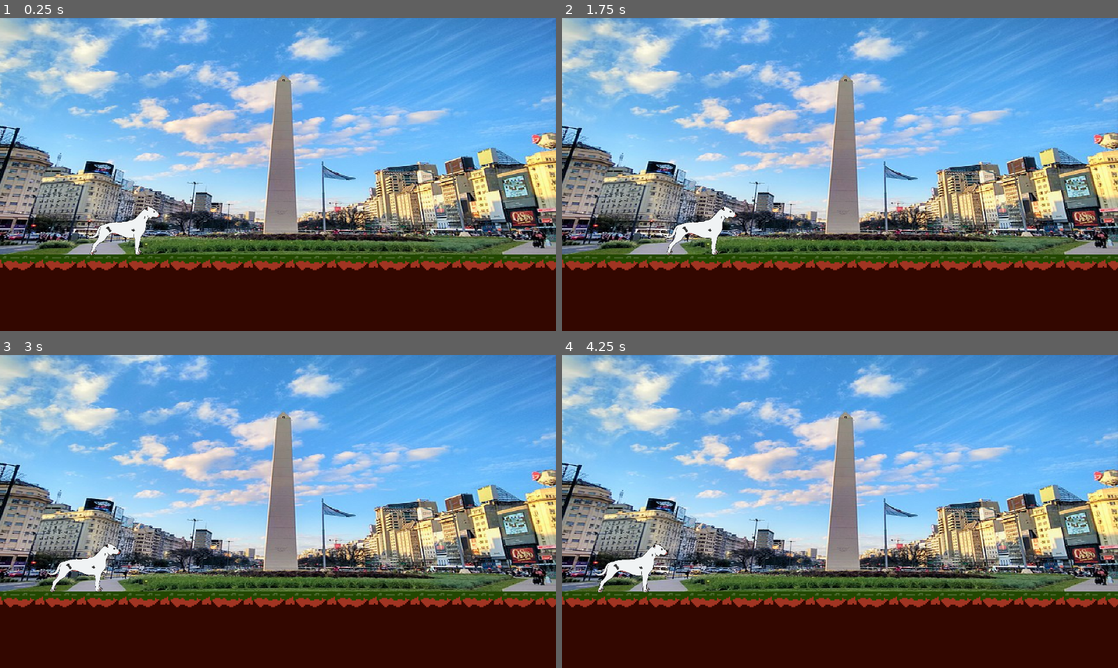
Above: before the commit, frames 1-4 (two rows, left to right).
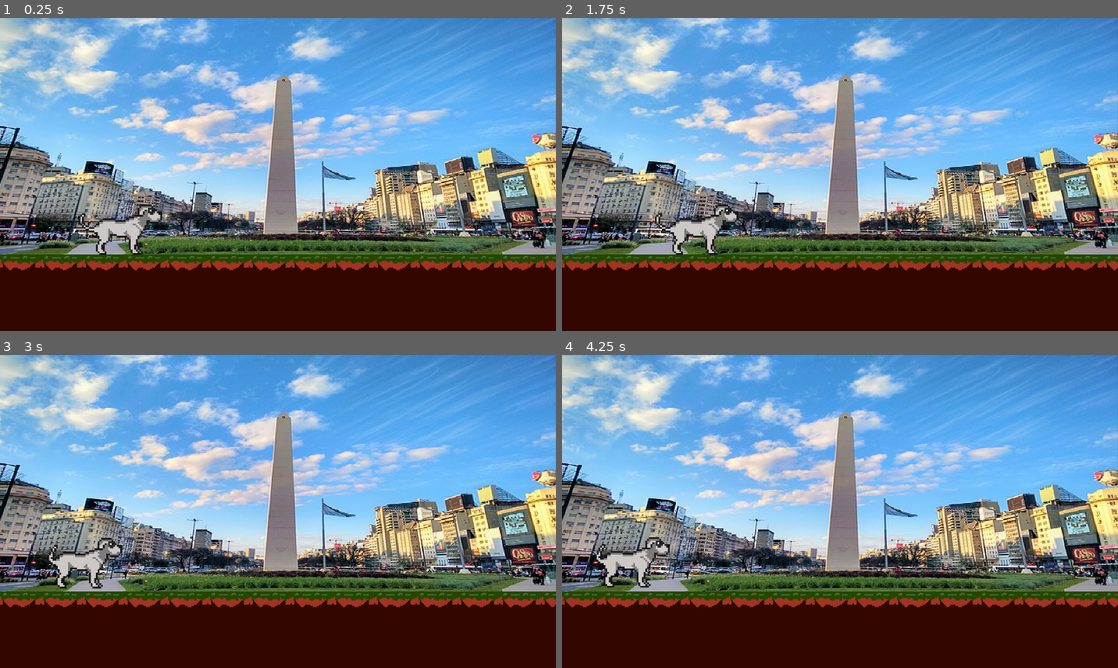
Above: after the commit, the same moments.

Repository: TheLuck12/DogoRun
Game: Godot game, scene res://Escena/nivel.tscn
The game is run twice, just before and just after one commit, with the same random seed, the same clock (stepped at 60 frames per second) and the same inputs. The engine's default icon, where the game draws it, is replaced by a stand-in: a white triangle on a blue panel in a dark square.
Inputs:
- Up to frame 1 (0.25 s): no input
- Up to frame 2 (1.75 s): tap Enter (ui_accept) at 0.5, 0.77, 1.25, 1.52 s; hold Y 0.53-1.28 s; tap Y at 1.35 s
- Up to frame 3 (3 s): hold Y 2.03-2.78 s; tap Enter (ui_accept) at 2.75 s; tap Y at 2.85 s
- Up to frame 4 (4.25 s): tap Enter (ui_accept) at 3.02, 3.77 s; hold Y from 3.53 s (still down)

The runs differ from the first frame. In frame 1, 1.0% of the frame differs, in the area x 14-30%, y 59-76%; in frame 2, 1.0%; in frame 3, 1.0%; in frame 4, 1.0%, in the area x 5-20%, y 58-76%.

Commit message:
agregue sprite Dogo

Diff:
--- a/Escena/jugador.tscn
+++ b/Escena/jugador.tscn
@@ -1,17 +1,63 @@
-[gd_scene load_steps=5 format=3 uid="uid://bcdxy02n2up7v"]
+[gd_scene load_steps=12 format=3 uid="uid://bcdxy02n2up7v"]
 
 [ext_resource type="Script" path="res://Scripts/jugador.gd" id="1_t2qgo"]
-[ext_resource type="Texture2D" uid="uid://dymueski7quti" path="res://Arte/Dogo/Idle.png" id="2_uophi"]
+[ext_resource type="Texture2D" uid="uid://glxfpdrjm0vp" path="res://Arte/Dogo/IdleDog.png" id="2_y1tqs"]
 
 [sub_resource type="CapsuleShape2D" id="CapsuleShape2D_lbyo6"]
 radius = 45.7143
 height = 137.143
 
+[sub_resource type="AtlasTexture" id="AtlasTexture_8rjpq"]
+atlas = ExtResource("2_y1tqs")
+region = Rect2(0, 32, 64, 32)
+
+[sub_resource type="AtlasTexture" id="AtlasTexture_c4k5g"]
+atlas = ExtResource("2_y1tqs")
+region = Rect2(64, 32, 64, 32)
+
+[sub_resource type="AtlasTexture" id="AtlasTexture_pg123"]
+atlas = ExtResource("2_y1tqs")
+region = Rect2(128, 32, 64, 32)
+
+[sub_resource type="AtlasTexture" id="AtlasTexture_srly1"]
+atlas = ExtResource("2_y1tqs")
+region = Rect2(192, 32, 64, 32)
+
+[sub_resource type="AtlasTexture" id="AtlasTexture_0llt3"]
+atlas = ExtResource("2_y1tqs")
+region = Rect2(256, 32, 64, 32)
+
+[sub_resource type="AtlasTexture" id="AtlasTexture_ptu6x"]
+atlas = ExtResource("2_y1tqs")
+region = Rect2(320, 32, 64, 32)
+
+[sub_resource type="AtlasTexture" id="AtlasTexture_qmxgg"]
+atlas = ExtResource("2_y1tqs")
+region = Rect2(384, 32, 64, 32)
+
 [sub_resource type="SpriteFrames" id="SpriteFrames_kevp1"]
 animations = [{
 "frames": [{
 "duration": 1.0,
-"texture": ExtResource("2_uophi")
+"texture": SubResource("AtlasTexture_8rjpq")
+}, {
+"duration": 1.0,
+"texture": SubResource("AtlasTexture_c4k5g")
+}, {
+"duration": 1.0,
+"texture": SubResource("AtlasTexture_pg123")
+}, {
+"duration": 1.0,
+"texture": SubResource("AtlasTexture_srly1")
+}, {
+"duration": 1.0,
+"texture": SubResource("AtlasTexture_0llt3")
+}, {
+"duration": 1.0,
+"texture": SubResource("AtlasTexture_ptu6x")
+}, {
+"duration": 1.0,
+"texture": SubResource("AtlasTexture_qmxgg")
 }],
 "loop": true,
 "name": &"Idle",
@@ -24,16 +70,15 @@
 
 [node name="CollisionShape2D" type="CollisionShape2D" parent="."]
 physics_interpolation_mode = 1
-position = Vector2(1.90735e-06, 11.4286)
+position = Vector2(-1.36424e-12, 0)
 rotation = 1.5708
 shape = SubResource("CapsuleShape2D_lbyo6")
 
 [node name="AnimatedSprite2D" type="AnimatedSprite2D" parent="."]
-position = Vector2(0, 7.14286)
-scale = Vector2(0.160714, 0.190476)
+position = Vector2(8, -17)
+scale = Vector2(4, 4)
 sprite_frames = SubResource("SpriteFrames_kevp1")
 animation = &"Idle"
-flip_h = true
 
 [node name="Camera2D" type="Camera2D" parent="."]
 position = Vector2(274.286, 0)
Binary file added: Arte/Dogo/Cola.png
Binary file added: Arte/Dogo/IdleDog.png
Not shown, added: Arte/Dogo/IdleDog.png.import
Binary file added: Arte/Dogo/PiernaDelDerecha.png
Binary file added: Arte/Dogo/PiernaDelIzquierda.png
Binary file added: Arte/Dogo/PiernaTraDerecha.png
Binary file added: Arte/Dogo/PiernaTraIzquierda.png
Binary file added: Arte/Dogo/Torso.png
Not shown, added: Arte/Dogo/DogoArgento.krz
